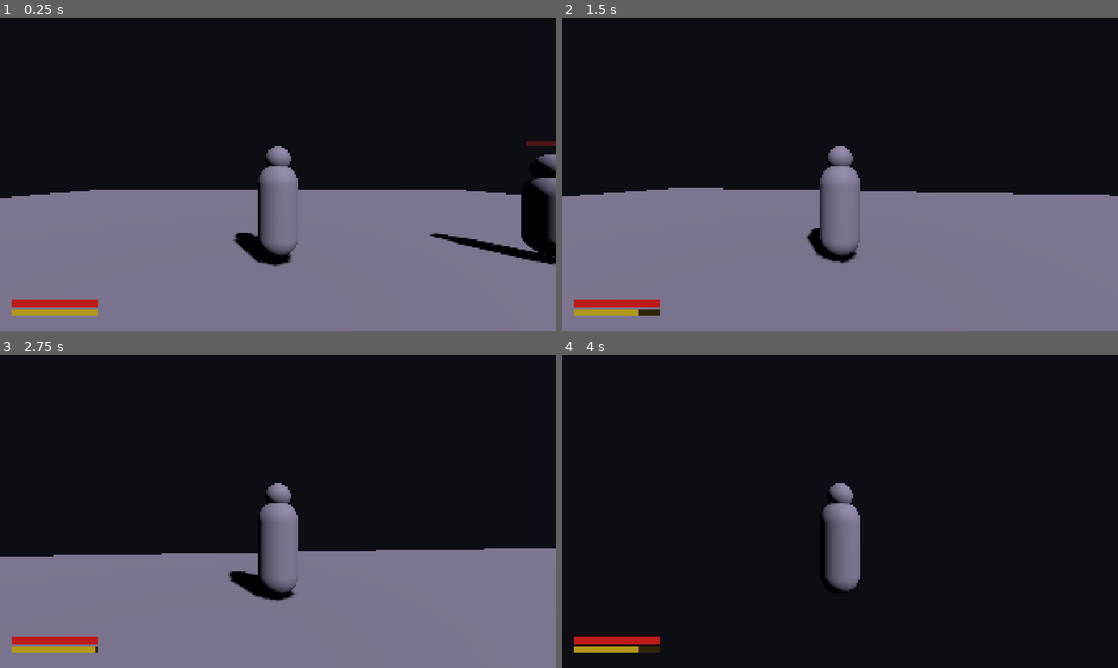
Above: before the commit, frames 1-4 (two rows, left to right).
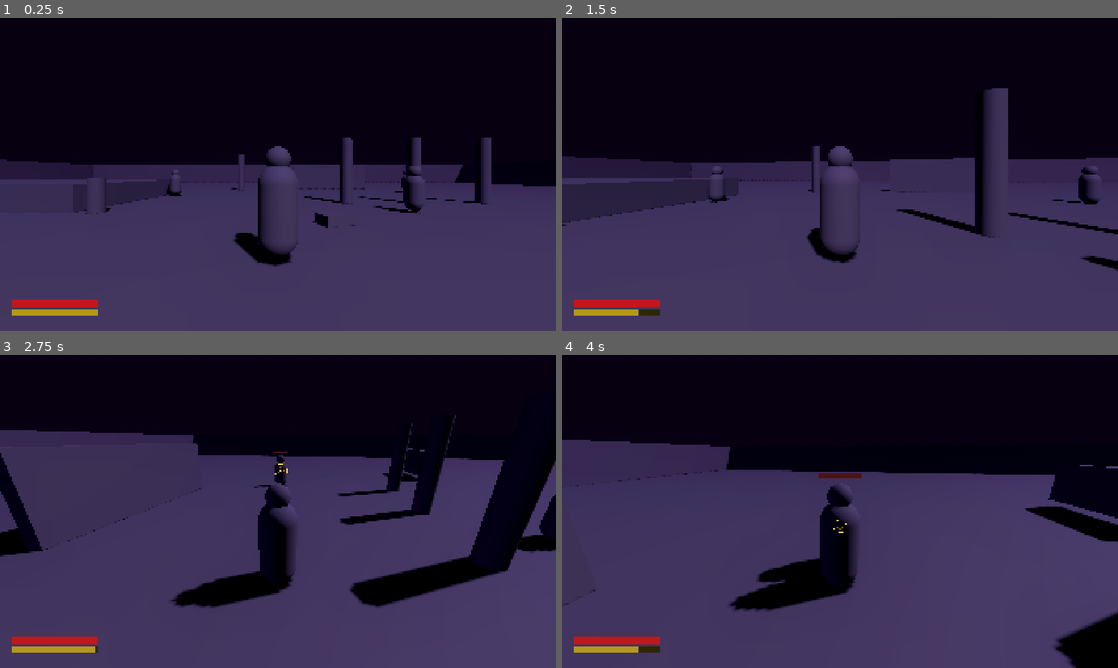
Above: after the commit, the same moments.

Repository: ninjahawk/Clauden-Ring
Game: Godot game, scene res://scenes/world/Main.tscn
Two runs of this game, one before a commit and one after it. Both use one fixed random seed, a clock stepped at 60 frames per second and the inputs below.
Inputs (mouse positions are in pixels of both pictures, inside the frame that each line leads up to):
- Up to frame 1 (0.25 s): no input
- Up to frame 2 (1.5 s): tap Enter at 0.5 s; move the mouse to (867, 174) at 0.52 s; press the mouse at (867, 174) at 0.53 s; hold W (move_forward) from 0.53 s (still down); move the mouse to (812, 174) at 1.27 s; release the mouse at (812, 174) at 1.28 s; tap Space (dodge) at 1.35 s
- Up to frame 3 (2.75 s): keep holding W (move_forward); move the mouse to (289, 505) at 2.02 s; hold Middle mouse button (lock_on) from 2.03 s (still down)
- Up to frame 4 (4 s): keep holding W (move_forward); move the mouse to (834, 517) at 2.77 s; release Middle mouse button (lock_on) at 2.78 s; click (834, 517) at 2.85 s; move the mouse to (878, 514) at 3.52 s; hold Space (dodge) from 3.53 s (still down)

The runs differ from the first frame. In frame 1, 52% of the frame differs, in the area x 0-100%, y 38-100%; in frame 2, 54%; in frame 3, 63%, in the area x 0-100%, y 19-100%; in frame 4, 59%.

Commit message:
World geometry: Hallucination Flats zone with columns, ruins, platform, fog, atmospheric sky. 3 enemies placed.

Diff:
--- /dev/null
+++ b/scenes/world/HallucinationFlats.tscn
@@ -0,0 +1,214 @@
+[gd_scene load_steps=22 format=3]
+
+[sub_resource type="BoxMesh" id="Ground_Mesh"]
+size = Vector3(80.0, 0.5, 80.0)
+
+[sub_resource type="BoxShape3D" id="Ground_Shape"]
+size = Vector3(80.0, 0.5, 80.0)
+
+[sub_resource type="BoxMesh" id="Platform_Mesh"]
+size = Vector3(14.0, 1.5, 10.0)
+
+[sub_resource type="BoxShape3D" id="Platform_Shape"]
+size = Vector3(14.0, 1.5, 10.0)
+
+[sub_resource type="BoxMesh" id="Ramp_Mesh"]
+size = Vector3(4.0, 0.1, 6.0)
+
+[sub_resource type="BoxShape3D" id="Ramp_Shape"]
+size = Vector3(4.0, 0.1, 6.0)
+
+[sub_resource type="CylinderMesh" id="Column_Mesh"]
+top_radius = 0.35
+bottom_radius = 0.35
+height = 4.0
+
+[sub_resource type="CylinderShape3D" id="Column_Shape"]
+radius = 0.35
+height = 4.0
+
+[sub_resource type="BoxMesh" id="Wall_Mesh"]
+size = Vector3(8.0, 3.0, 0.6)
+
+[sub_resource type="BoxShape3D" id="Wall_Shape"]
+size = Vector3(8.0, 3.0, 0.6)
+
+[sub_resource type="BoxMesh" id="WallShort_Mesh"]
+size = Vector3(4.0, 1.8, 0.6)
+
+[sub_resource type="BoxShape3D" id="WallShort_Shape"]
+size = Vector3(4.0, 1.8, 0.6)
+
+[sub_resource type="BoxMesh" id="Slab_Mesh"]
+size = Vector3(3.0, 0.3, 3.0)
+
+[sub_resource type="BoxShape3D" id="Slab_Shape"]
+size = Vector3(3.0, 0.3, 3.0)
+
+[sub_resource type="BoxMesh" id="Debris_Mesh"]
+size = Vector3(1.2, 0.6, 0.8)
+
+[sub_resource type="BoxShape3D" id="Debris_Shape"]
+size = Vector3(1.2, 0.6, 0.8)
+
+[sub_resource type="BoxMesh" id="LedgeWall_Mesh"]
+size = Vector3(80.0, 4.0, 0.8)
+
+[sub_resource type="BoxShape3D" id="LedgeWall_Shape"]
+size = Vector3(80.0, 4.0, 0.8)
+
+[sub_resource type="BoxMesh" id="RaisedBlock_Mesh"]
+size = Vector3(5.0, 1.0, 5.0)
+
+[sub_resource type="BoxShape3D" id="RaisedBlock_Shape"]
+size = Vector3(5.0, 1.0, 5.0)
+
+[sub_resource type="CylinderMesh" id="BrokenColumn_Mesh"]
+top_radius = 0.35
+bottom_radius = 0.35
+height = 1.8
+
+[sub_resource type="CylinderShape3D" id="BrokenColumn_Shape"]
+radius = 0.35
+height = 1.8
+
+[node name="HallucinationFlats" type="Node3D"]
+
+[node name="Ground" type="StaticBody3D" parent="."]
+[node name="Mesh" type="MeshInstance3D" parent="Ground"]
+mesh = SubResource("Ground_Mesh")
+[node name="Col" type="CollisionShape3D" parent="Ground"]
+shape = SubResource("Ground_Shape")
+
+[node name="Platform" type="StaticBody3D" parent="."]
+transform = Transform3D(1,0,0, 0,1,0, 0,0,1, -16, 0.75, -10)
+[node name="Mesh" type="MeshInstance3D" parent="Platform"]
+mesh = SubResource("Platform_Mesh")
+[node name="Col" type="CollisionShape3D" parent="Platform"]
+shape = SubResource("Platform_Shape")
+
+[node name="Ramp" type="StaticBody3D" parent="."]
+transform = Transform3D(1,0,0.0, 0,0.968,-0.25, 0,0.25,0.968, -12, 0.35, -7)
+[node name="Mesh" type="MeshInstance3D" parent="Ramp"]
+mesh = SubResource("Ramp_Mesh")
+[node name="Col" type="CollisionShape3D" parent="Ramp"]
+shape = SubResource("Ramp_Shape")
+
+[node name="Column1" type="StaticBody3D" parent="."]
+transform = Transform3D(1,0,0, 0,1,0, 0,0,1, 4, 2.0, -8)
+[node name="Mesh" type="MeshInstance3D" parent="Column1"]
+mesh = SubResource("Column_Mesh")
+[node name="Col" type="CollisionShape3D" parent="Column1"]
+shape = SubResource("Column_Shape")
+
+[node name="Column2" type="StaticBody3D" parent="."]
+transform = Transform3D(1,0,0, 0,1,0, 0,0,1, 8, 2.0, -8)
+[node name="Mesh" type="MeshInstance3D" parent="Column2"]
+mesh = SubResource("Column_Mesh")
+[node name="Col" type="CollisionShape3D" parent="Column2"]
+shape = SubResource("Column_Shape")
+
+[node name="Column3" type="StaticBody3D" parent="."]
+transform = Transform3D(1,0,0, 0,1,0, 0,0,1, 12, 2.0, -8)
+[node name="Mesh" type="MeshInstance3D" parent="Column3"]
+mesh = SubResource("Column_Mesh")
+[node name="Col" type="CollisionShape3D" parent="Column3"]
+shape = SubResource("Column_Shape")
+
+[node name="Column4" type="StaticBody3D" parent="."]
+transform = Transform3D(1,0,0, 0,1,0, 0,0,1, -4, 2.0, -18)
+[node name="Mesh" type="MeshInstance3D" parent="Column4"]
+mesh = SubResource("Column_Mesh")
+[node name="Col" type="CollisionShape3D" parent="Column4"]
+shape = SubResource("Column_Shape")
+
+[node name="BrokenColumn1" type="StaticBody3D" parent="."]
+transform = Transform3D(1,0,0, 0,1,0, 0,0,1, -8, 0.9, -5)
+[node name="Mesh" type="MeshInstance3D" parent="BrokenColumn1"]
+mesh = SubResource("BrokenColumn_Mesh")
+[node name="Col" type="CollisionShape3D" parent="BrokenColumn1"]
+shape = SubResource("BrokenColumn_Shape")
+
+[node name="Wall1" type="StaticBody3D" parent="."]
+transform = Transform3D(1,0,0, 0,1,0, 0,0,1, 6, 1.5, -20)
+[node name="Mesh" type="MeshInstance3D" parent="Wall1"]
+mesh = SubResource("Wall_Mesh")
+[node name="Col" type="CollisionShape3D" parent="Wall1"]
+shape = SubResource("Wall_Shape")
+
+[node name="Wall2" type="StaticBody3D" parent="."]
+transform = Transform3D(0,0,1, 0,1,0, -1,0,0, -20, 1.5, -6)
+[node name="Mesh" type="MeshInstance3D" parent="Wall2"]
+mesh = SubResource("WallShort_Mesh")
+[node name="Col" type="CollisionShape3D" parent="Wall2"]
+shape = SubResource("WallShort_Shape")
+
+[node name="Wall3" type="StaticBody3D" parent="."]
+transform = Transform3D(1,0,0, 0,1,0, 0,0,1, 18, 1.5, -5)
+[node name="Mesh" type="MeshInstance3D" parent="Wall3"]
+mesh = SubResource("WallShort_Mesh")
+[node name="Col" type="CollisionShape3D" parent="Wall3"]
+shape = SubResource("WallShort_Shape")
+
+[node name="Slab1" type="StaticBody3D" parent="."]
+transform = Transform3D(1,0,0, 0,1,0, 0,0,1, -5, 0.15, 8)
+[node name="Mesh" type="MeshInstance3D" parent="Slab1"]
+mesh = SubResource("Slab_Mesh")
+[node name="Col" type="CollisionShape3D" parent="Slab1"]
+shape = SubResource("Slab_Shape")
+
+[node name="Slab2" type="StaticBody3D" parent="."]
+transform = Transform3D(1,0,0, 0,1,0, 0,0,1, 10, 0.15, 12)
+[node name="Mesh" type="MeshInstance3D" parent="Slab2"]
+mesh = SubResource("Slab_Mesh")
+[node name="Col" type="CollisionShape3D" parent="Slab2"]
+shape = SubResource("Slab_Shape")
+
+[node name="RaisedBlock1" type="StaticBody3D" parent="."]
+transform = Transform3D(1,0,0, 0,1,0, 0,0,1, -12, 0.5, 14)
+[node name="Mesh" type="MeshInstance3D" parent="RaisedBlock1"]
+mesh = SubResource("RaisedBlock_Mesh")
+[node name="Col" type="CollisionShape3D" parent="RaisedBlock1"]
+shape = SubResource("RaisedBlock_Shape")
+
+[node name="Debris1" type="StaticBody3D" parent="."]
+transform = Transform3D(0.94,0,0.34, 0,1,0, -0.34,0,0.94, 2, 0.3, -3)
+[node name="Mesh" type="MeshInstance3D" parent="Debris1"]
+mesh = SubResource("Debris_Mesh")
+[node name="Col" type="CollisionShape3D" parent="Debris1"]
+shape = SubResource("Debris_Shape")
+
+[node name="Debris2" type="StaticBody3D" parent="."]
+transform = Transform3D(0.87,0,-0.5, 0,1,0, 0.5,0,0.87, -3, 0.3, 5)
+[node name="Mesh" type="MeshInstance3D" parent="Debris2"]
+mesh = SubResource("Debris_Mesh")
+[node name="Col" type="CollisionShape3D" parent="Debris2"]
+shape = SubResource("Debris_Shape")
+
+[node name="NorthWall" type="StaticBody3D" parent="."]
+transform = Transform3D(1,0,0, 0,1,0, 0,0,1, 0, 2.0, -40)
+[node name="Mesh" type="MeshInstance3D" parent="NorthWall"]
+mesh = SubResource("LedgeWall_Mesh")
+[node name="Col" type="CollisionShape3D" parent="NorthWall"]
+shape = SubResource("LedgeWall_Shape")
+
+[node name="SouthWall" type="StaticBody3D" parent="."]
+transform = Transform3D(1,0,0, 0,1,0, 0,0,1, 0, 2.0, 40)
+[node name="Mesh" type="MeshInstance3D" parent="SouthWall"]
+mesh = SubResource("LedgeWall_Mesh")
+[node name="Col" type="CollisionShape3D" parent="SouthWall"]
+shape = SubResource("LedgeWall_Shape")
+
+[node name="EastWall" type="StaticBody3D" parent="."]
+transform = Transform3D(0,0,1, 0,1,0, -1,0,0, 40, 2.0, 0)
+[node name="Mesh" type="MeshInstance3D" parent="EastWall"]
+mesh = SubResource("LedgeWall_Mesh")
+[node name="Col" type="CollisionShape3D" parent="EastWall"]
+shape = SubResource("LedgeWall_Shape")
+
+[node name="WestWall" type="StaticBody3D" parent="."]
+transform = Transform3D(0,0,1, 0,1,0, -1,0,0, -40, 2.0, 0)
+[node name="Mesh" type="MeshInstance3D" parent="WestWall"]
+mesh = SubResource("LedgeWall_Mesh")
+[node name="Col" type="CollisionShape3D" parent="WestWall"]
+shape = SubResource("LedgeWall_Shape")
--- a/scenes/world/Main.tscn
+++ b/scenes/world/Main.tscn
@@ -8,44 +8,64 @@
 [ext_resource type="Script" path="res://scripts/GameManager.gd" id="6_gm"]
 [ext_resource type="PackedScene" path="res://scenes/enemies/Enemy.tscn" id="7_enemy"]
 [ext_resource type="PackedScene" path="res://scenes/ui/LockOnReticle.tscn" id="8_reticle"]
+[ext_resource type="PackedScene" path="res://scenes/world/HallucinationFlats.tscn" id="9_world"]
+
+[sub_resource type="ProceduralSkyMaterial" id="ProceduralSkyMaterial_1"]
+sky_top_color = Color(0.04, 0.04, 0.1, 1)
+sky_horizon_color = Color(0.06, 0.03, 0.08, 1)
+sky_curve = 0.15
+ground_bottom_color = Color(0.02, 0.02, 0.04, 1)
+ground_horizon_color = Color(0.04, 0.02, 0.06, 1)
+sun_angle_max = 30.0
+
+[sub_resource type="Sky" id="Sky_1"]
+sky_material = SubResource("ProceduralSkyMaterial_1")
 
 [sub_resource type="Environment" id="Environment_1"]
-background_mode = 1
-background_color = Color(0.05, 0.05, 0.08, 1)
-ambient_light/source = 2
-ambient_light/color = Color(0.2, 0.2, 0.3, 1)
-ambient_light/energy = 0.5
-
-[sub_resource type="BoxMesh" id="BoxMesh_1"]
-size = Vector3(40.0, 0.5, 40.0)
-
-[sub_resource type="BoxShape3D" id="BoxShape_1"]
-size = Vector3(40.0, 0.5, 40.0)
+background_mode = 2
+sky = SubResource("Sky_1")
+ambient_light/source = 3
+ambient_light/color = Color(0.25, 0.2, 0.35, 1)
+ambient_light/energy = 0.4
+fog_enabled = true
+fog_light_color = Color(0.05, 0.03, 0.08, 1)
+fog_density = 0.012
+volumetric_fog_enabled = false
+glow_enabled = true
+glow_bloom = 0.15
+glow_intensity = 0.6
 
 [node name="Main" type="Node3D"]
 
 [node name="WorldEnvironment" type="WorldEnvironment" parent="."]
 environment = SubResource("Environment_1")
 
-[node name="DirectionalLight3D" type="DirectionalLight3D" parent="."]
-transform = Transform3D(0.866, -0.354, 0.354, 0.0, 0.707, 0.707, -0.5, -0.612, 0.612, 0.0, 15.0, 0.0)
-light_color = Color(0.9, 0.85, 1.0, 1.0)
-light_energy = 1.2
+[node name="Sun" type="DirectionalLight3D" parent="."]
+transform = Transform3D(0.866, -0.354, 0.354, 0.0, 0.707, 0.707, -0.5, -0.612, 0.612, 0.0, 20.0, 0.0)
+light_color = Color(0.6, 0.5, 0.8, 1)
+light_energy = 0.8
 shadow_enabled = true
+shadow_blur = 2.0
 
-[node name="Ground" type="StaticBody3D" parent="."]
+[node name="FillLight" type="DirectionalLight3D" parent="."]
+transform = Transform3D(-0.866, -0.2, -0.46, 0.0, 0.92, -0.39, 0.5, -0.35, -0.8, 0.0, 10.0, 0.0)
+light_color = Color(0.2, 0.15, 0.35, 1)
+light_energy = 0.3
+shadow_enabled = false
 
-[node name="MeshInstance3D" type="MeshInstance3D" parent="Ground"]
-mesh = SubResource("BoxMesh_1")
+[node name="HallucinationFlats" parent="." instance=ExtResource("9_world")]
 
-[node name="CollisionShape3D" type="CollisionShape3D" parent="Ground"]
-shape = SubResource("BoxShape_1")
+[node name="Enemy" parent="." instance=ExtResource("7_enemy")]
+transform = Transform3D(1.0, 0.0, 0.0, 0.0, 1.0, 0.0, 0.0, 0.0, 1.0, 6.0, 1.0, -5.0)
+
+[node name="Enemy2" parent="." instance=ExtResource("7_enemy")]
+transform = Transform3D(1.0, 0.0, 0.0, 0.0, 1.0, 0.0, 0.0, 0.0, 1.0, -8.0, 1.0, -12.0)
+
+[node name="Enemy3" parent="." instance=ExtResource("7_enemy")]
+transform = Transform3D(1.0, 0.0, 0.0, 0.0, 1.0, 0.0, 0.0, 0.0, 1.0, 12.0, 1.0, -15.0)
 
 [node name="Player" parent="." instance=ExtResource("1_player")]
 transform = Transform3D(1.0, 0.0, 0.0, 0.0, 1.0, 0.0, 0.0, 0.0, 1.0, 0.0, 1.0, 0.0)
-
-[node name="Enemy" parent="." instance=ExtResource("7_enemy")]
-transform = Transform3D(1.0, 0.0, 0.0, 0.0, 1.0, 0.0, 0.0, 0.0, 1.0, 6.0, 1.0, 0.0)
 
 [node name="StatusBars" parent="." instance=ExtResource("4_status")]
 
Not shown: 1 places in scenes/world/Main.tscn that only renumber resources
